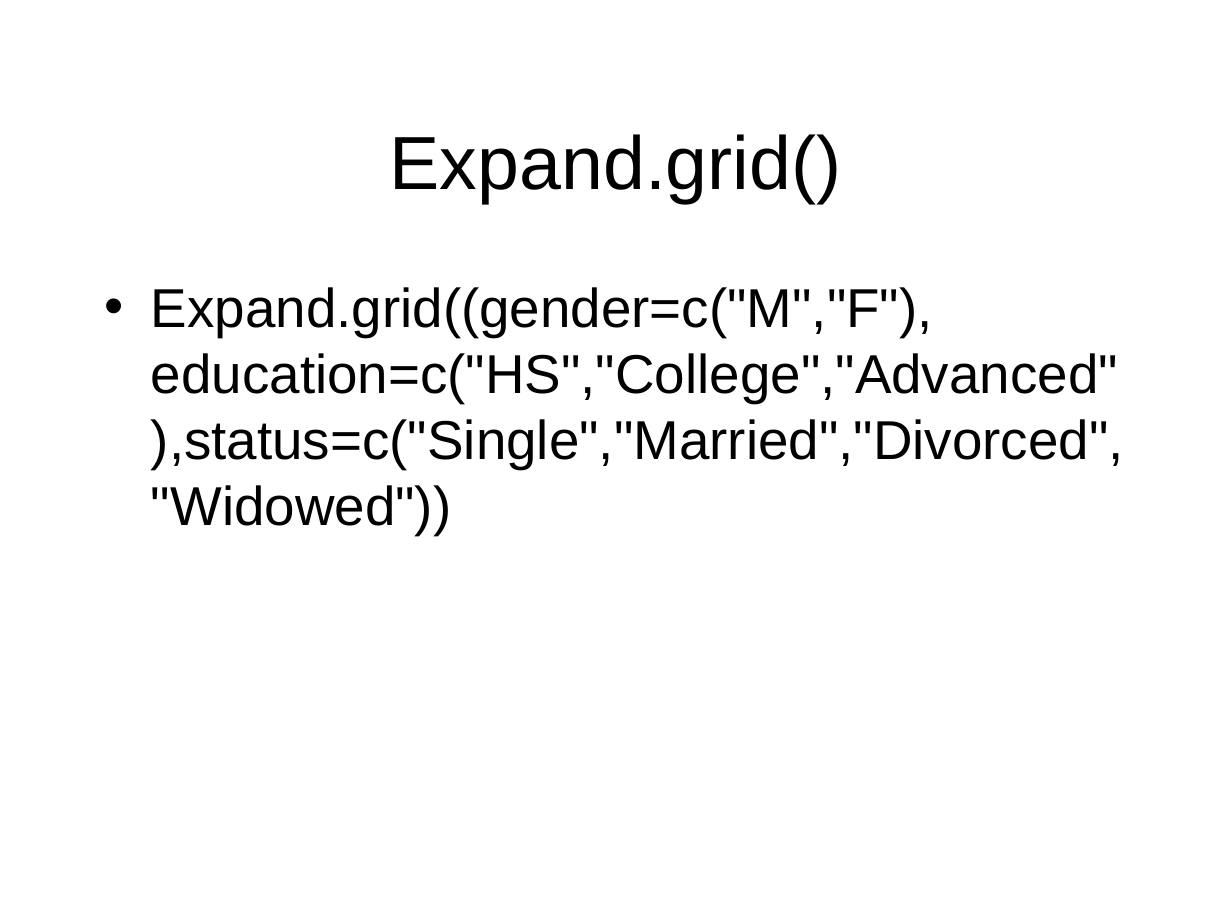
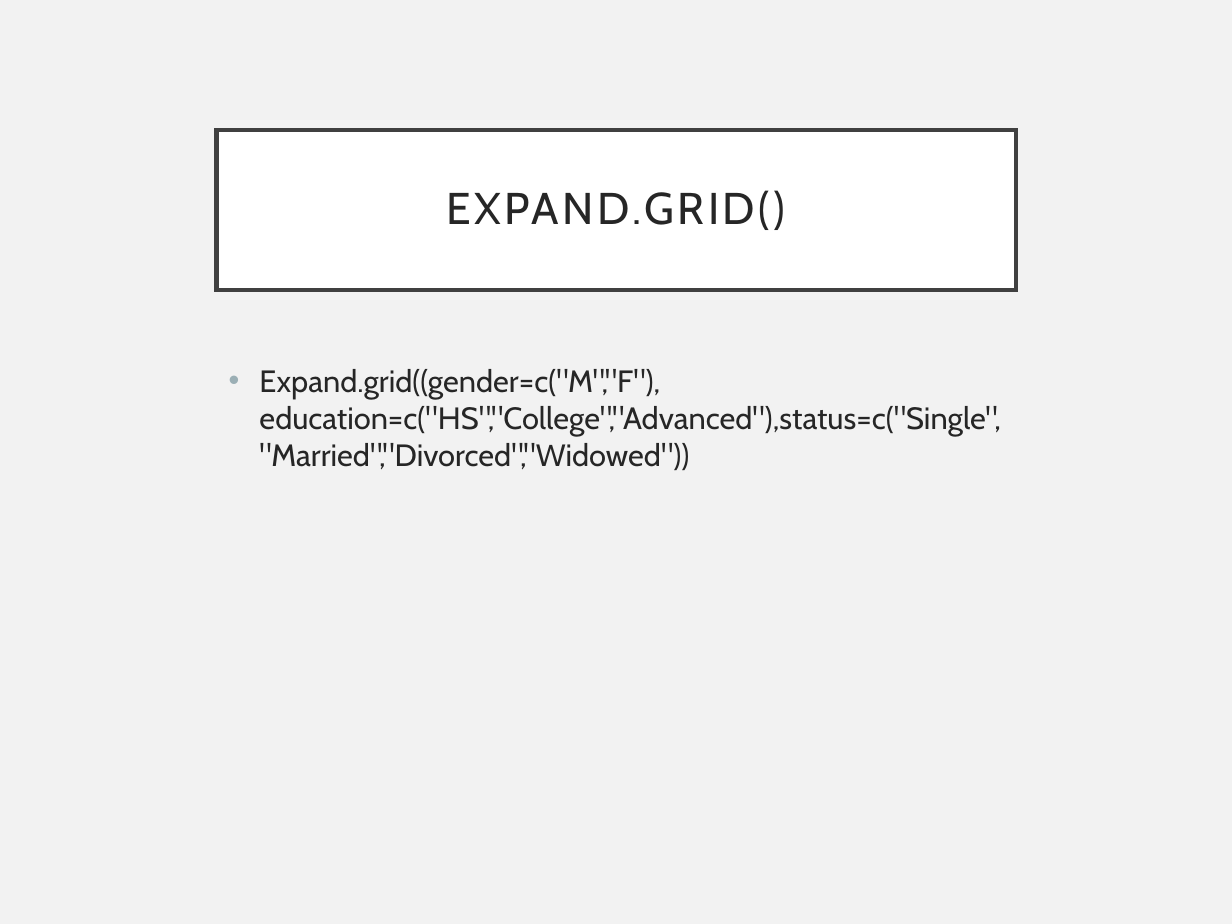
Before and after one commit to EEOB590A-Fall-2019/Course-Materials, a slide deck: slide 11 of 5. Simulating Data/SimulatingData.pptx. Drawn at 1232x924 pixels with LibreOffice and Linux fonts; fonts in the diff are those of the drawing. Boxes give left, top, right and bottom in pixels: in the first picture for what was removed or moved away, otherwise in the second. Text is boxed around its words. In the diff, an @@ line names an element or a change of style, - is before the commit and + after.

```diff
--- a/5. Simulating Data/SimulatingData.pptx
+++ b/5. Simulating Data/SimulatingData.pptx
@@ background #FFFFFF to #F2F2F2 @@
@@ title "EXPAND.GRID()": place and size @@
-title "EXPAND.GRID()" at [390, 134, 842, 203]
+title "EXPAND.GRID()" at [217, 129, 1016, 290]
@@ title "EXPAND.GRID()" at [217, 129, 1016, 290]: fill none to #FFFFFF; outline none to #404040 2.5 pt @@
@@ title at [447, 190, 786, 230]: text changed; size 44 to 26 pt; font Arial to Cabin; text colour #000000 to #262626 @@
-Expand.grid()
+EXPAND.GRID()
@@ text "Expand.grid((gender=c("M","F"), education=c("HS","College"," ...": place and size @@
-text "Expand.grid((gender=c("M","F"), education=c("HS","College"," ..." at [151, 287, 1124, 534]
+text "Expand.grid((gender=c("M","F"), education=c("HS","College"," ..." at [259, 369, 1001, 470]
@@ text "Expand.grid((gender=c("M","F"), education=c("HS","College"," ..." at [259, 369, 1001, 470]: size 32 to 18 pt, font Arial to Cabin, text colour #000000 to #262626; indent changed; more space between paragraphs @@
```
Also in this commit, not shown: 11 other slides changed, 2 other files.
